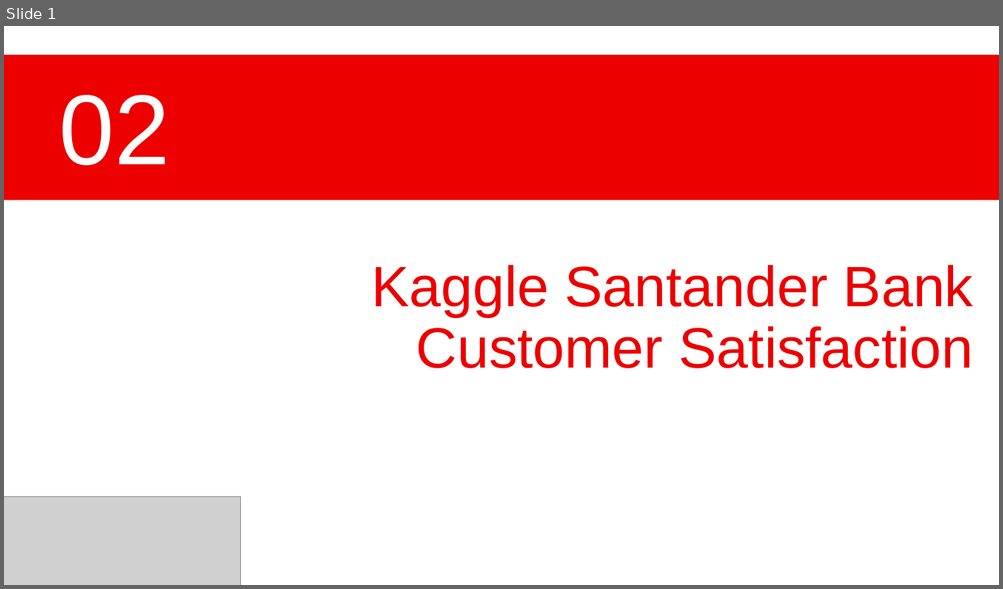
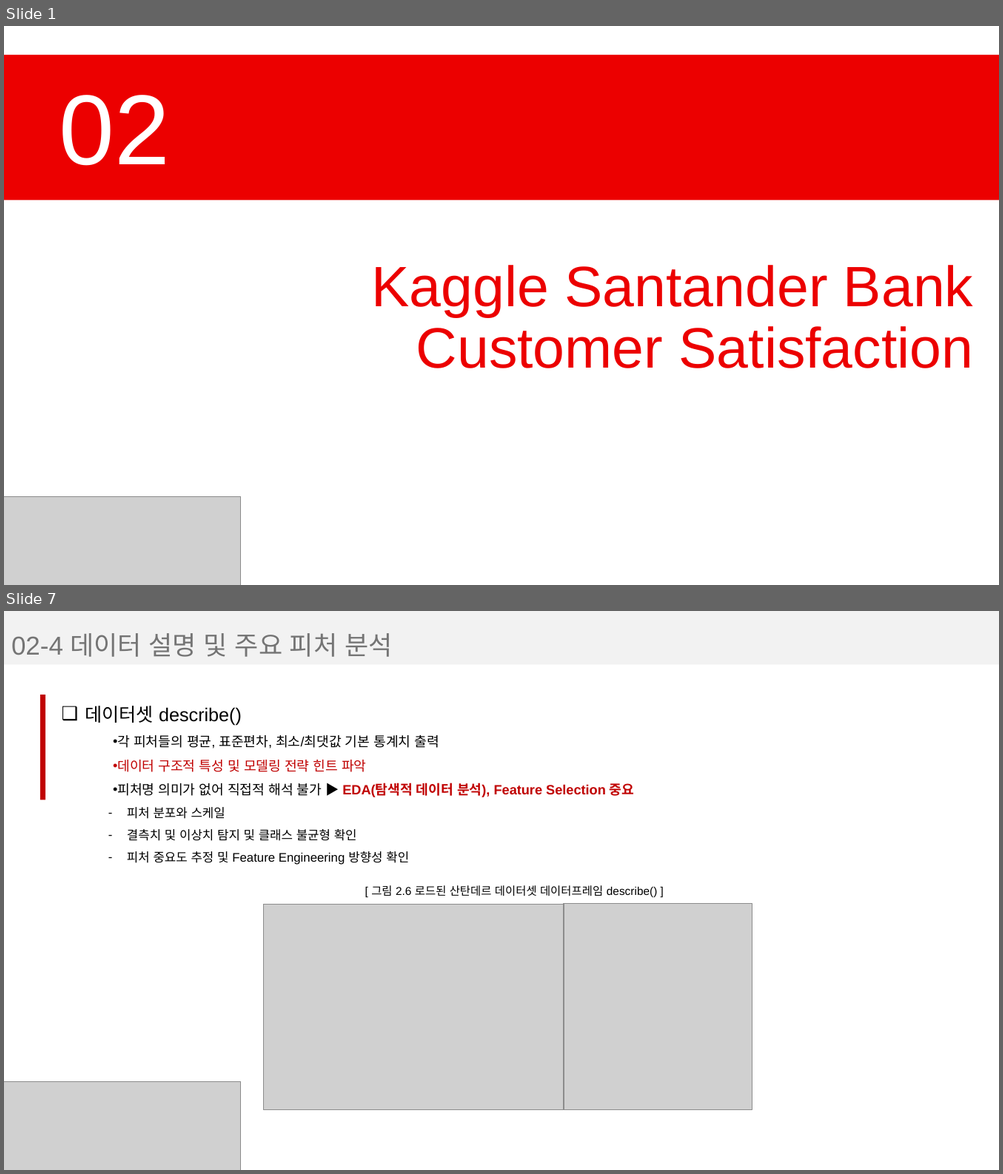
Before and after one commit to jaemin1020/big20-ML-project2-team3, a slide deck: 0.report/산탄데르_ppt_template.pptx. Shown one above the other, each under a label of ours: slide 1 before the commit, slides 1 and 7 after it; the slides between them are not shown. The pictures are 1003x589 and 1003x1174 pixels, drawn with LibreOffice and Linux fonts; fonts in the diff are those of the drawing; grey boxes stand for pictures. Boxes give left, top, right and bottom in pixels: in the first picture for what was removed or moved away, otherwise in the second. Text is boxed around its words. In the diff, an @@ line names an element or a change of style, - is before the commit and + after.

Commit message:
[수정 및 추가] ppt template 산탄데르 수정 및 추가

```diff
--- a/0.report/산탄데르_ppt_template.pptx
+++ b/0.report/산탄데르_ppt_template.pptx
@@ slide 7 added at [4, 611, 999, 1170], background #FFFFFF @@
@@ rectangle added at [4, 611, 999, 665], fill #F2F2F2 @@
@@ text added at [11, 633, 392, 657], 25 pt, text #747474 @@
+02-4 데이터 설명 및 주요 피처 분석
@@ rectangle added at [40, 695, 45, 800], fill #C00000 @@
@@ text added at [85, 706, 634, 865], 13 pt, text #000000 @@
+❑ 데이터셋 describe()
+    • 각 피처들의 평균, 표준편차, 최소/최댓값 기본 통계치 출력
+    • 데이터 구조적 특성 및 모델링 전략 힌트 파악
+    • 피처명 의미가 없어 직접적 해석 불가 ▶ EDA(탐색적 데이터 분석), Feature Selection 중요
+      – 피처 분포와 스케일
+      – 결측치 및 이상치 탐지 및 클래스 불균형 확인
+      – 피처 중요도 추정 및 Feature Engineering 방향성 확인
@@ text added at [371, 886, 657, 897], 11 pt, text #000000 @@
+[ 그림 2.6 로드된 산탄데르 데이터셋 데이터프레임 describe() ]
@@ picture added at [264, 904, 563, 1111] @@
@@ picture added at [563, 904, 751, 1111] @@
@@ picture added at [4, 1082, 241, 1170] @@
```
Also in this commit, not shown: 4 slides changed, 4 other slides added, 1 other file.
